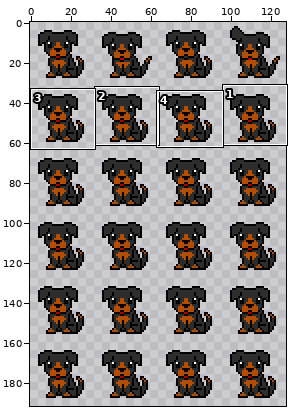
Sprite sheet -- assets/sprites/virtual_pet_sprite_sheet128x192.png. The picture above shows the old version from afar; the outline marks the close-up.
Close-up. Before the edit:
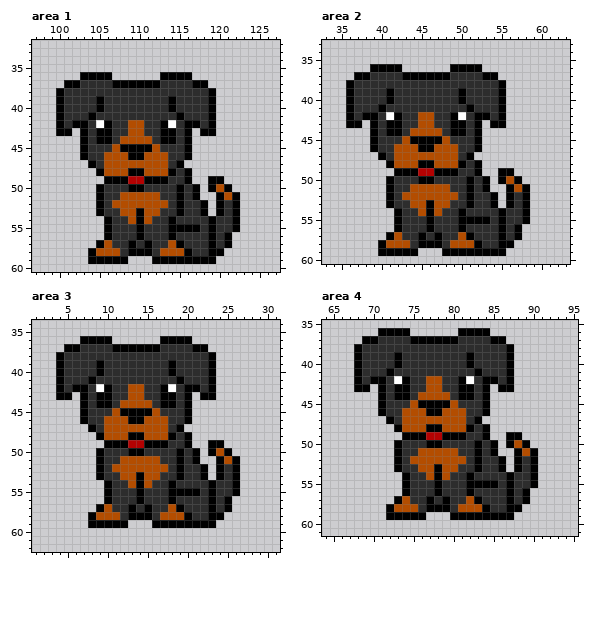
The file is 128x192 pixels. Shown: area 1: x 97..127, y 32..60; area 2: x 33..63, y 33..60; area 3: x 1..31, y 34..62; area 4: x 64..95, y 35..61. The commit also changed other parts of the picture, which this record leaves out.
Once edited:
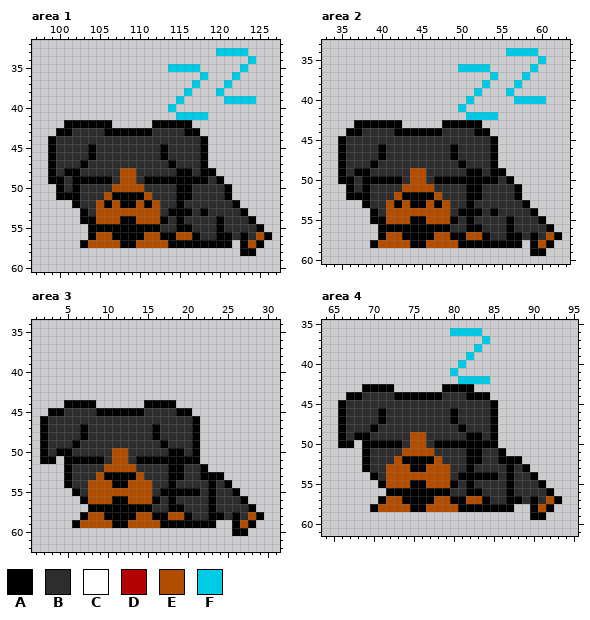
Palette (. is transparent): A #000000  B #2d2d2d  C #ffffff  D #b30202  E #b34d00  F #00cbe6
From old to new:
--- area 1
@@ x 97..127 @@
 32 ...............................
-33 ...............................
-34 ...............................
-35 ...............................
-36 ......AAAA......AAAA...........
-37 ....AABBBBAAAAAABBBBAA.........
-38 ...ABBBBBBBBBBBBBBBBBBA........
-39 ...ABBBBABBBBBBBBABBBBA........
-40 ...ABBBBABBBBBBBBABBBBA........
-41 ...ABBBABBBBBBBBBBABBBA........
-42 ...ABAABCABBEEBBACBAABA........
-43 ...AA.ABAABBEEBBAABA.AA........
-44 ......ABAABEEEEBAABA...........
-45 ......ABBBEAAAAEBBBA...........
-46 ......ABBEEEAAEEEBBA...........
-47 .......ABEEEEEEEEBA............
-48 ........AEEEAAEEEABA...........
-49 .........AAADDAAABBA..AA.......
-50 ........ABBBAABBBBABA.AEA......
-51 ........ABBEEEEEBBABA..AEA.....
-52 ........ABEEEEEEEBABBA.ABA.....
-53 ........ABBEEAEEBBABBA.ABA.....
-54 .........ABBEAEBBABBBBABBA.....
-55 .........ABBBABBBAAAABABBA.....
-56 .........ABBBABBBABBBBABA......
-57 ........AEBBABABBEABBBABA......
-58 .......AEEEBAAABEEEABBAA.......
-59 .......AAAAA...AAAAAAAA........
+33 .......................FFFF....
+34 ...........................F...
+35 .................FFFF.....F....
+36 .....................F...F.....
+37 ....................F...F......
+38 ...................F...F.......
+39 ..................F.....FFFF...
+40 .................F.............
+41 ..................FFFF.........
+42 ....AAAAAA.....AAAAA...........
+43 ...AABBBBAAAAAABBBBAA..........
+44 ..ABBBBBBBBBBBBBBBBBBA.........
+45 ..ABBBBABBBBBBBBABBBBA.........
+46 ..ABBBBABBBBBBBBABBBBA.........
+47 ..ABBBABBBBBBBBBBABBBA.........
+48 ..ABAABBBBBEEBBBBBAABAA........
+49 ..AABAAAAABEEBAAAAAAAABA.......
+50 ...ABABBBBEEEEBBBBAABBBBA......
+51 ...AAABBBEAAAAEBBBAABBBBA......
+52 .....ABBEAEAAEAEBBABBBBBBA.....
+53 ......ABEEEEEEEEBAAABABBBBA....
+54 ......AAEEEAAEEEABABBBBABBBA...
+55 .......AAAAAAAAABBAABBBABBBBA..
+56 .......AEEAAAAEEAAEEABBAABABEA.
+57 ......AEEEEAAEEEEAAAAAAAA.AEA..
+58 ..........................AA...
+59 ...............................
 60 ...............................
--- area 2
@@ x 33..63 @@
 33 ...............................
-34 ...............................
-35 ...............................
-36 ......AAAA......AAAA...........
-37 ....AABBBBAAAAAABBBBAA.........
-38 ...ABBBBBBBBBBBBBBBBBBA........
-39 ...ABBBBABBBBBBBBABBBBA........
-40 ...ABBBBABBBBBBBBABBBBA........
-41 ...ABBBABBBBBBBBBBABBBA........
-42 ...ABAABCABBEEBBACBAABA........
-43 ...AA.ABAABBEEBBAABA.AA........
-44 ......ABAABEEEEBAABA...........
-45 ......ABBBEAAAAEBBBA...........
-46 ......ABBEEEAAEEEBBA...........
-47 .......ABEEEEEEEEBA............
-48 ........AEEEAAEEEABA...........
-49 .........AAADDAAABBA..AA.......
-50 ........ABBBAABBBBABA.AEA......
-51 ........ABBEEEEEBBABA..AEA.....
-52 ........ABEEEEEEEBABBA.ABA.....
-53 ........ABBEEAEEBBABBA.ABA.....
-54 .........ABBEAEBBABBBBABBA.....
-55 .........ABBBABBBAAAABABBA.....
-56 .........ABBBABBBABBBBABA......
-57 ........AEBBABABBEABBBABA......
-58 .......AEEEBAAABEEEABBAA.......
-59 .......AAAAA...AAAAAAAA........
+34 .......................FFFF....
+35 ...........................F...
+36 .................FFFF.....F....
+37 .....................F...F.....
+38 ....................F...F......
+39 ...................F...F.......
+40 ..................F.....FFFF...
+41 .................F.............
+42 ..................FFFF.........
+43 ....AAAAAA.....AAAAA...........
+44 ...AABBBBAAAAAABBBBAA..........
+45 ..ABBBBBBBBBBBBBBBBBBA.........
+46 ..ABBBBABBBBBBBBABBBBA.........
+47 ..ABBBBABBBBBBBBABBBBA.........
+48 ..ABBBABBBBBBBBBBABBBA.........
+49 ..ABAABBBBBEEBBBBBAABAA........
+50 ..AABAAAAABEEBAAAAAAAABA.......
+51 ...ABABBBBEEEEBBBBAABBBBA......
+52 ...AAABBBEAAAAEBBBAABBBBA......
+53 .....ABBEAEAAEAEBBABBBBBBA.....
+54 ......ABEEEEEEEEBAAABABBBBA....
+55 ......AAEEEAAEEEABABBBBABBBA...
+56 .......AAAAAAAAABBAABBBABBBBA..
+57 .......AEEAAAAEEAAEEABBAABABEA.
+58 ......AEEEEAAEEEEAAAAAAAA.AEA..
+59 ..........................AA...
 60 ...............................
--- area 3
@@ x 1..31 @@
 35 ...............................
-36 ......AAAA......AAAA...........
-37 ....AABBBBAAAAAABBBBAA.........
-38 ...ABBBBBBBBBBBBBBBBBBA........
-39 ...ABBBBABBBBBBBBABBBBA........
-40 ...ABBBBABBBBBBBBABBBBA........
-41 ...ABBBABBBBBBBBBBABBBA........
-42 ...ABAABCABBEEBBACBAABA........
-43 ...AA.ABAABBEEBBAABA.AA........
-44 ......ABAABEEEEBAABA...........
-45 ......ABBBEAAAAEBBBA...........
-46 ......ABBEEEAAEEEBBA...........
-47 .......ABEEEEEEEEBA............
-48 ........AEEEAAEEEABA...........
-49 .........AAADDAAABBA..AA.......
-50 ........ABBBAABBBBABA.AEA......
-51 ........ABBEEEEEBBABA..AEA.....
-52 ........ABEEEEEEEBABBA.ABA.....
-53 ........ABBEEAEEBBABBA.ABA.....
-54 .........ABBEAEBBABBBBABBA.....
-55 .........ABBBABBBAAAABABBA.....
-56 .........ABBBABBBABBBBABA......
-57 ........AEBBABABBEABBBABA......
-58 .......AEEEBAAABEEEABBAA.......
-59 .......AAAAA...AAAAAAAA........
-60 ...............................
+36 ...............................
+37 ...............................
+38 ...............................
+39 ...............................
+40 ...............................
+41 ...............................
+42 ...............................
+43 ...............................
+44 ....AAAA......AAAA.............
+45 ..AABBBBAAAAAABBBBAA...........
+46 .ABBBBBBBBBBBBBBBBBBA..........
+47 .ABBBBABBBBBBBBABBBBA..........
+48 .ABBBBABBBBBBBBABBBBA..........
+49 .ABBBABBBBBBBBBBABBBA..........
+50 .ABAABBBBBEEBBBBBAABA..........
+51 .AA.AAAAABEEBAAAAAAAA..........
+52 ....ABBBBEEEEBBBBAABBA.........
+53 ....ABBBEAAAAEBBBAABBAAA.......
+54 ....ABBEEEAAEEEBBABBBBABA......
+55 .....ABEEEEEEEEBAAAAABABBA.....
+56 ......AEEEAAEEEABABBBBABBBA....
+57 .......AAAAAAAABBAABBBABBBBA...
+58 ......AEEAAAAEEAAEEABBAABABEA..
+59 .....AEEEEAAEEEEAAAAAAA..AEA...
+60 .........................AA....
 61 ...............................
--- area 4
@@ x 64..95 @@
 35 ................................
-36 .......AAAA......AAAA...........
-37 .....AABBBBAAAAAABBBBAA.........
-38 ....ABBBBBBBBBBBBBBBBBBA........
-39 ....ABBBBABBBBBBBBABBBBA........
-40 ....ABBBBABBBBBBBBABBBBA........
-41 ....ABBBABBBBBBBBBBABBBA........
-42 ....ABAABCABBEEBBACBAABA........
-43 ....AA.ABAABBEEBBAABA.AA........
-44 .......ABAABEEEEBAABA...........
-45 .......ABBBEAAAAEBBBA...........
-46 .......ABBEEEAAEEEBBA...........
-47 ........ABEEEEEEEEBA............
-48 .........AEEEAAEEEABA...........
-49 ..........AAADDAAABBA..AA.......
-50 .........ABBBAABBBBABA.AEA......
-51 .........ABBEEEEEBBABA..AEA.....
-52 .........ABEEEEEEEBABBA.ABA.....
-53 .........ABBEEAEEBBABBA.ABA.....
-54 ..........ABBEAEBBABBBBABBA.....
-55 ..........ABBBABBBAAAABABBA.....
-56 ..........ABBBABBBABBBBABA......
-57 .........AEBBABABBEABBBABA......
-58 ........AEEEBAAABEEEABBAA.......
-59 ........AAAAA...AAAAAAAA........
+36 ................FFFF............
+37 ....................F...........
+38 ...................F............
+39 ..................F.............
+40 .................F..............
+41 ................F...............
+42 .................FFFF...........
+43 .....AAAA......AAAA.............
+44 ...AABBBBAAAAAABBBAAA...........
+45 ..ABBBBBBBBBBBBBBBBBBA..........
+46 ..ABBBBABBBBBBBBABBBBA..........
+47 ..ABBBBABBBBBBBBABBBBA..........
+48 ..ABBBABBBBBBBBBBABBBA..........
+49 ..ABAABBBBBEEBBBBBAABA..........
+50 ..AA.AAAAABEEBAAAAAAAA..........
+51 .....ABBBBEEEEBBBBAABBA.........
+52 .....ABBBEAAAAEBBBAABBAAA.......
+53 .....ABBEEEAAEEEBBABBBBABA......
+54 ......ABEEEEEEEEBAAAAABABBA.....
+55 .......AEEEAAEEEABABBBBABBBA....
+56 ........AAAAAAAABBAABBBABBBBA...
+57 .......AEEAAAAEEAAEEABBAABABEA..
+58 ......AEEEEAAEEEEAAAAAAA..AEA...
+59 ..........................AA....
 60 ................................
Where, in picture pixels (left, top, right, bottom), the same in both close-ups:
changed: (48, 48, 272, 264)
changed: (338, 48, 562, 256)
changed: (40, 336, 264, 536)
changed: (338, 328, 562, 520)
